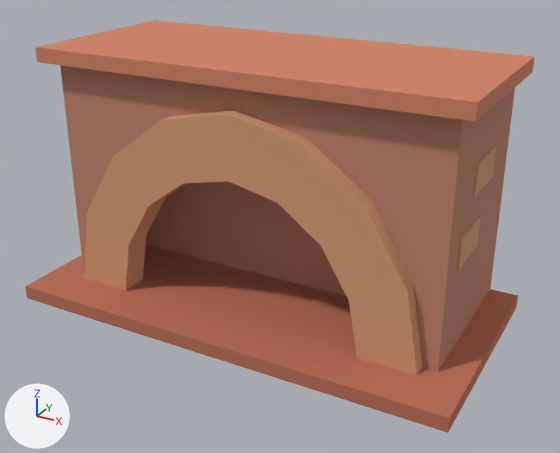
Two versions of the OBJ model Proyecto/Proyecto/Models/Daniel/oven/oven.obj, one commit apart.
Both versions are drawn from a 50 mm camera at (1.235, -2.052, 1.396) aimed at (0.061, 0.083, 0.328). Lighting does not change. The marker at lower left points along +X, +Y and +Z. Where no turn or scale is listed for an object, it has been applied to the vertices.

Objects in the first picture: 'oven'.
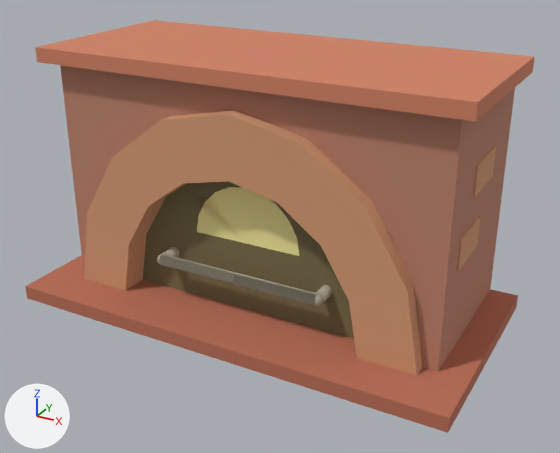
Pixel boxes (x1, y1, x2, y2) of what changed, in the pictures (560 x 453 px):
part 1 of me_oven, added (brown)
    after: (157, 247, 332, 306)
part 2 of me_oven, added (brown)
    after: (143, 181, 354, 339)

What changed in the scene script:
```text
Add img_manija_png:
    img_manija_png = load_image('manija.png', '../../../Textures/manija.png', 2048, 2048, 'sRGB')
Add img_light_png:
    img_light_png = load_image('light.png', '../../../Textures/light.png', 2048, 2048, 'sRGB')
Add img_door_png:
    img_door_png = load_image('door.png', '../../../Textures/door.png', 2048, 2048, 'sRGB')
Add mat_lambert8sg:
    mat_lambert8sg = principled_material('lambert8SG')
    mat_lambert8sg.texture = img_manija_png
    mat_lambert8sg.roughness = 1.0
Add mat_lambert6sg:
    mat_lambert6sg = principled_material('lambert6SG')
    mat_lambert6sg.texture = img_light_png
    mat_lambert6sg.roughness = 1.0
Add mat_lambert7sg:
    mat_lambert7sg = principled_material('lambert7SG')
    mat_lambert7sg.texture = img_door_png
    mat_lambert7sg.roughness = 1.0
Change me_oven:
    used by ob_oven; location = (0.0, 0.0, 0.0)
    remove me_oven.from_pydata(...)  # 115 vertices, 193 faces; spans x -0.8..0.8, y -0.29..0.51, z 0.0..0.9
    add me_oven.from_pydata(...)  # 567 vertices, 1217 faces; spans x -0.8..0.8, y -0.29..0.51, z 0.0..0.9
    me_oven part 1: a new loose piece of 392 vertices spanning x -0.32..0.32, y -0.13..-0.04, z 0.18..0.22, in mat_lambert8sg (picture img_manija_png)
    me_oven part 2: a new loose piece of 60 vertices spanning x -0.5..0.5, y -0.04..0.02, z 0.0..0.6
    add me_oven.materials.append(mat_lambert6sg)  # picture img_light_png
    add me_oven.materials.append(mat_lambert8sg)  # picture img_manija_png
    add me_oven.materials.append(mat_lambert7sg)  # picture img_door_png
```
